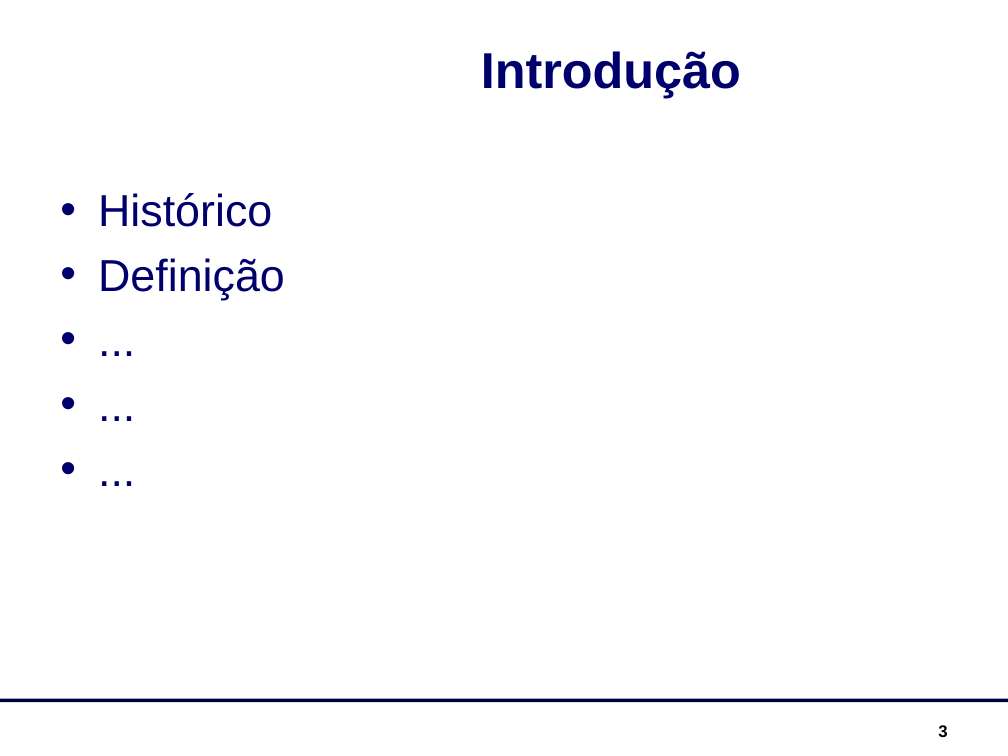
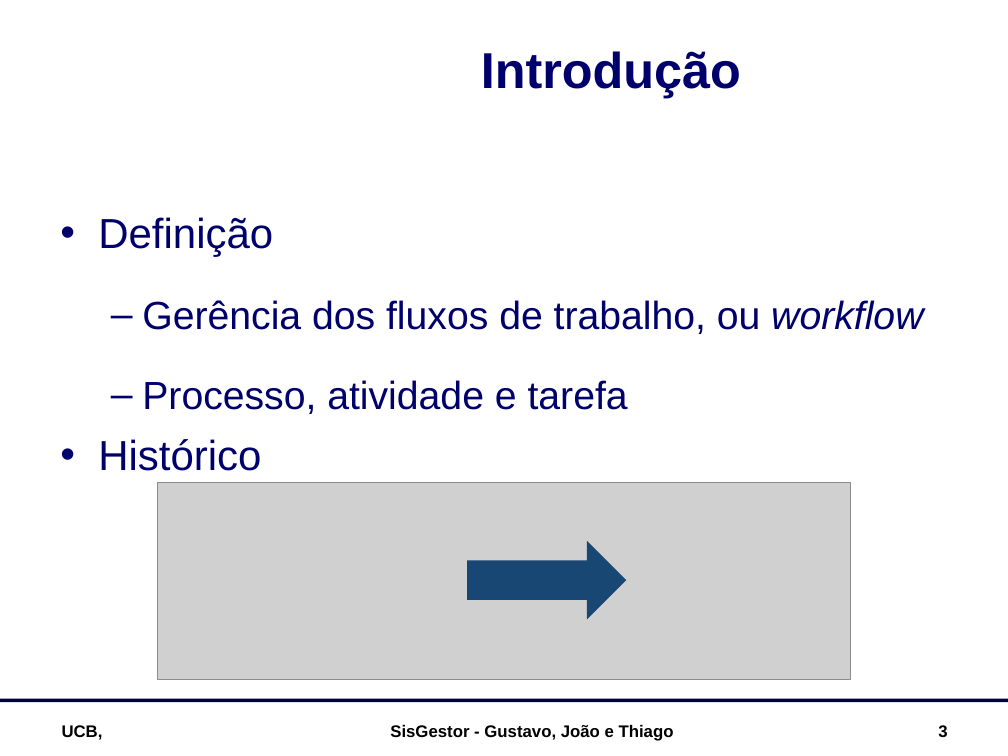
Before and after one commit to luciahsp/sisgestor, a slide deck: slide 3 of documentacao/SisGestor_Apresentação.ppt. Drawn at 1008x756 pixels with LibreOffice and Linux fonts; fonts in the diff are those of the drawing; grey boxes stand for pictures; background and template pictures are left out. Boxes give left, top, right and bottom in pixels: in the first picture for what was removed or moved away, otherwise in the second. Text is boxed around its words. In the diff, an @@ line names an element or a change of style, - is before the commit and + after.

```diff
--- a/documentacao/SisGestor_Apresentação.ppt
+++ b/documentacao/SisGestor_Apresentação.ppt
@@ text at box(98, 217, 923, 414): paragraphs added @@
+• Definição
+  – Gerência dos fluxos de trabalho, ou workflow
+  – Processo, atividade e tarefa
@@ text at box(98, 258, 285, 300): paragraphs removed @@
-• Definição
-• ...
-• ...
-• ...
@@ text at box(98, 439, 261, 471): size 32 to 30 pt in "Histórico" @@
@@ picture added at box(157, 482, 850, 678) @@
@@ right arrow added at box(468, 540, 627, 619), fill #184774 @@
@@ text added at box(62, 725, 103, 740), 12 pt, text #000000, bold @@
+UCB,
@@ text added at box(390, 725, 674, 741), 12 pt, text #000000, bold @@
+SisGestor - Gustavo, João e Thiago
```
Also in this commit, not shown: 6 other slides changed, 3 slides added, 3 slides removed, 1 other file.
